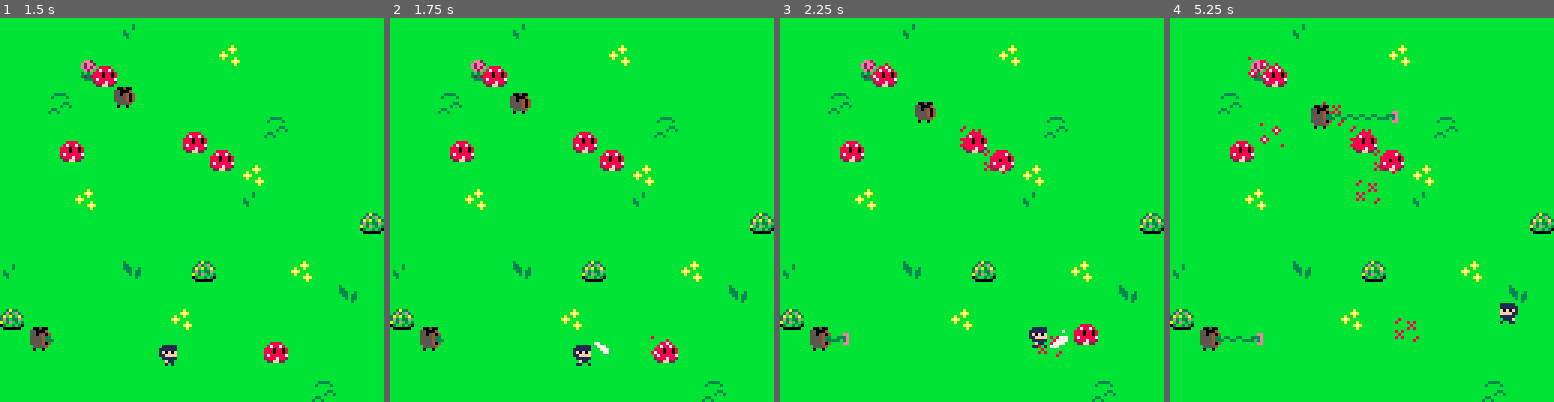
Above: before the commit, frames 1-4 (left to right).
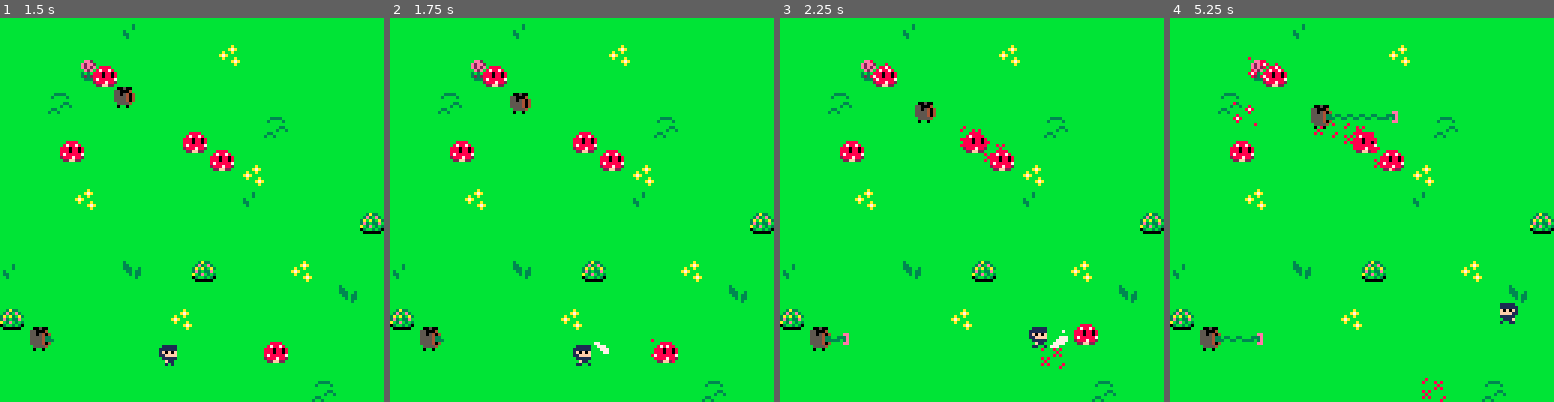
Above: after the commit, the same moments.

Repository: SnoozeTime/Spring2D_2025
Game: PICO-8 cartridge spring.p8
The game is run twice, just before and just after one commit, with the same random seed, the same clock (stepped at 60 frames per second) and the same inputs.
Inputs:
- Up to frame 1 (1.5 s): tap X (X key) at 0.33, 1.07 s; tap O (Z key) at 0.7 s
- Up to frame 2 (1.75 s): hold Right from 1.6 s (still down); tap O (Z key) at 1.7 s
- Up to frame 3 (2.25 s): tap X (X key) at 1.85 s; release Right at 2.1 s; tap O (Z key) at 2.1 s; hold Up from 2.15 s (still down)
- Up to frame 4 (5.25 s): release Up at 2.42 s; hold Right 2.47-3.03 s; tap O (Z key) every 0.4 s from 2.5 to 4.9 s; tap X (X key) at 2.97, 4.08, 5.2 s; hold Left 3.08-3.58 s; hold Down 3.63-3.97 s; hold Right 4.02-4.68 s; hold Up 4.73-5.03 s; hold Left from 5.08 s (still down)

Frame 1 is identical in both runs. In frame 2, less than 0.1% of the frame differs, in the area x 67-75%, y 82-90%; in frame 3, 0.2%; in frame 4, 0.7%, in the area x 16-72%, y 21-100%.

Commit message:
Change perturb() to return any direction, but prefer towards the original

Diff:
--- a/math.lua
+++ b/math.lua
@@ -8,7 +8,10 @@
   return {x = vec.x/len, y = vec.y/len}, len
 end
 
-function math.perturb(normal, variance)
-  local new_angle = atan2(normal.x, normal.y) + rnd(variance) - variance/2
+-- Changes the normal randomly, with a preference to tend towards the original
+-- direction.
+function math.perturb(normal)
+  local r = rnd(1)
+  local new_angle = atan2(normal.x, normal.y) + r*r*r/2
   return {x = cos(new_angle), y = sin(new_angle)}
 end
--- a/shroom.lua
+++ b/shroom.lua
@@ -133,7 +133,7 @@
     o.target_acquired = true
   else
     -- Attack as far as we can
-    local perturbed = math.perturb(normal, 0.5)
+    local perturbed = math.perturb(normal)
     o.target = {
       x = o.pos.x + perturbed.x * self.ATTACK_DISTANCE,
       y = o.pos.y + perturbed.y * self.ATTACK_DISTANCE,
